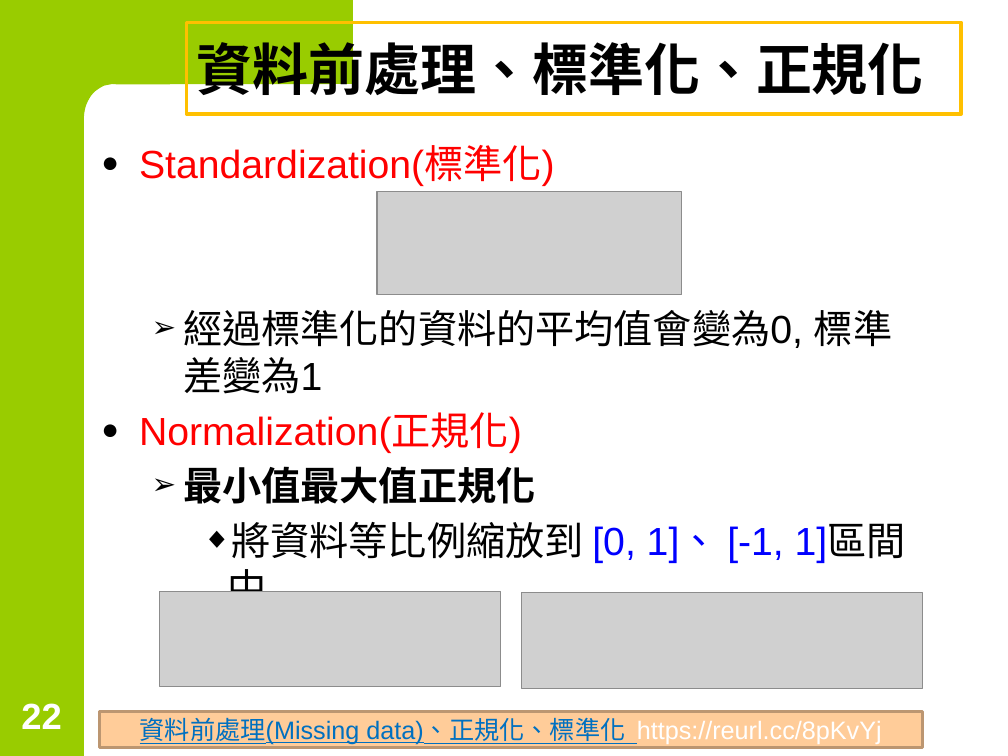
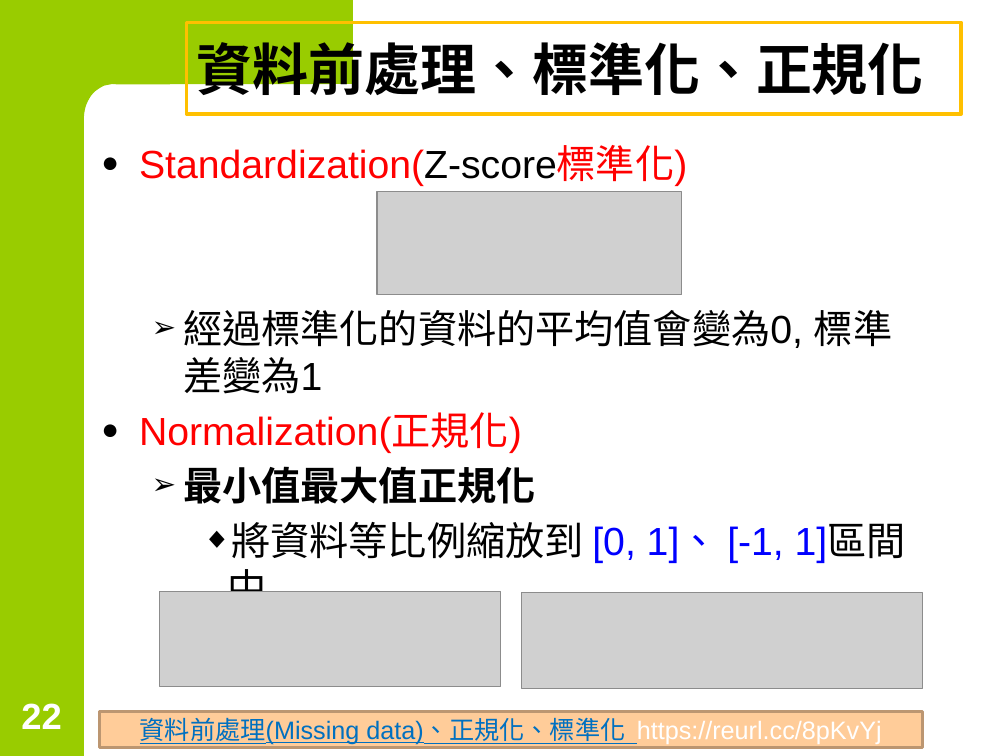
Before and after one commit to chih-chengwu/115-1_DataMining_MD, a slide deck: slide 22 of 01-第5章_聚類分析-均值(K-means)聚類分析.pptx. Drawn at 1008x756 pixels with LibreOffice and Linux fonts; fonts in the diff are those of the drawing; grey boxes stand for pictures. Boxes give left, top, right and bottom in pixels: in the first picture for what was removed or moved away, otherwise in the second. Text is boxed around its words. In the diff, an @@ line names an element or a change of style, - is before the commit and + after.

Commit message:
0920-1

```diff
--- a/01-第5章_聚類分析-均值(K-means)聚類分析.pptx
+++ b/01-第5章_聚類分析-均值(K-means)聚類分析.pptx
@@ text at [139, 147, 687, 186]: text changed @@
-● Standardization(標準化)
+● Standardization(Z-score標準化)
```
